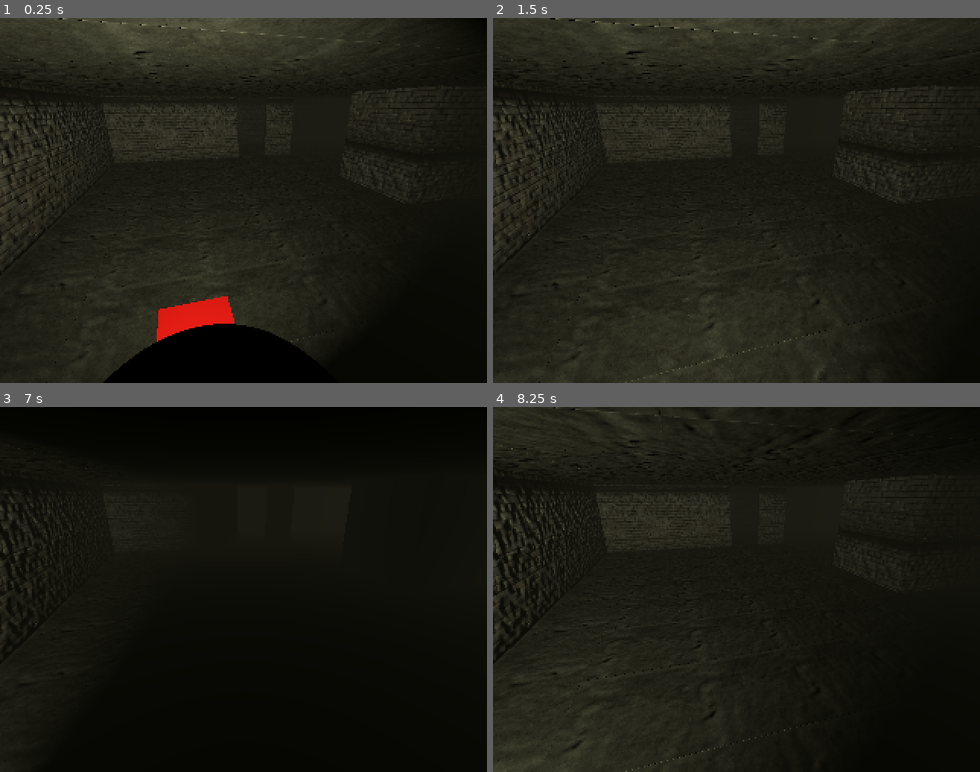
Above: before the commit, frames 1-4 (two rows, left to right).
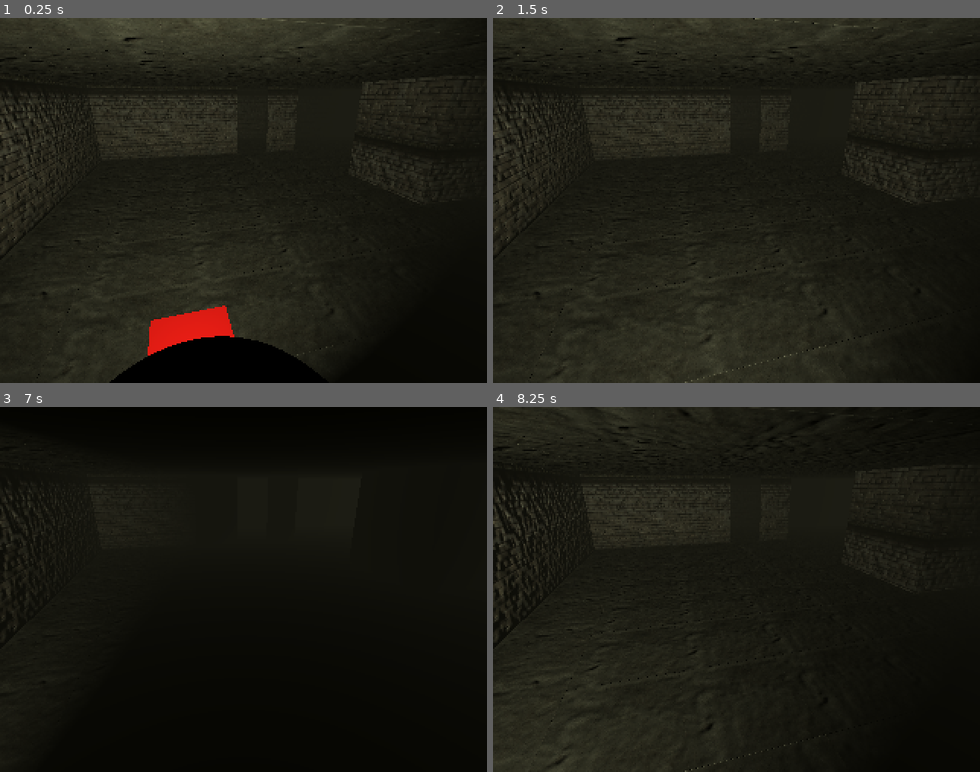
Above: after the commit, the same moments.

Repository: DougHigashi/cria-gamejam
Game: Godot game, scene res://scenes/level.tscn
The game is run twice, just before and just after one commit, with the same random seed, the same clock (stepped at 60 frames per second) and the same inputs.
Inputs:
- Up to frame 1 (0.25 s): no input
- Up to frame 2 (1.5 s): tap Enter at 0.5 s; hold S (move_bw) 0.53-1.28 s; tap Space at 1.25 s; tap W (move_fw) at 1.35 s
- Up to frame 3 (7 s): tap Enter at 2, 4.25 s; hold A (rotate_l) 2.03-2.78 s; tap D (rotate_r) at 2.85 s; tap Space at 3.5, 5 s; hold Shift (sprint) 3.53-4.28 s; tap S (move_bw) at 4.35 s; hold W (move_fw) 5.03-5.78 s; tap A (rotate_l) at 5.85 s; hold D (rotate_r) from 6.53 s (still down)
- Up to frame 4 (8.25 s): release D (rotate_r) at 7.28 s; tap Shift (sprint) at 7.35 s; hold S (move_bw) from 8.03 s (still down)

The runs differ from the first frame. In frame 1, 4.0% of the frame differs, in the area x 0-92%, y 0-100%; in frame 2, 2.0%; in frame 3, 0.3%; in frame 4, 1.6%.

Commit message:
Adicionando sistema de câmera e tileset do level

Diff:
--- a/scenes/level.tscn
+++ b/scenes/level.tscn
@@ -1,7 +1,8 @@
-[gd_scene load_steps=7 format=3 uid="uid://bb5ncaeqv56b0"]
+[gd_scene load_steps=8 format=3 uid="uid://bb5ncaeqv56b0"]
 
 [ext_resource type="PackedScene" uid="uid://bvqh2ojad7nnb" path="res://scenes/player.tscn" id="1_pxn2x"]
 [ext_resource type="MeshLibrary" uid="uid://bro7aohtvg5sx" path="res://resources/models/tileset.tres" id="2_7iv0g"]
+[ext_resource type="Script" path="res://scripts/camera_trigger.gd" id="2_fwjk6"]
 
 [sub_resource type="ProceduralSkyMaterial" id="ProceduralSkyMaterial_k1yvx"]
 sky_horizon_color = Color(0.64625, 0.65575, 0.67075, 1)
@@ -23,24 +24,49 @@
 fog_light_energy = 0.02
 fog_density = 0.0302
 
-[sub_resource type="PlaneMesh" id="PlaneMesh_0x7d1"]
-size = Vector2(100, 100)
+[sub_resource type="BoxShape3D" id="BoxShape3D_fldtm"]
 
 [node name="Node" type="Node"]
 
 [node name="WorldEnvironment" type="WorldEnvironment" parent="."]
 environment = SubResource("Environment_h5w7w")
 
-[node name="MeshInstance3D" type="MeshInstance3D" parent="."]
-visible = false
-mesh = SubResource("PlaneMesh_0x7d1")
+[node name="Player" parent="." instance=ExtResource("1_pxn2x")]
 
-[node name="CharacterBody3D" parent="." instance=ExtResource("1_pxn2x")]
+[node name="Camera1" type="Camera3D" parent="."]
+transform = Transform3D(-0.965473, -0.0958981, 0.242211, 0, 0.929777, 0.368125, -0.260505, 0.355414, -0.897674, 0, 2.56104, -0.266246)
+fov = 70.0
 
-[node name="Camera3D" type="Camera3D" parent="."]
-transform = Transform3D(-0.965926, -0.0957395, 0.240461, 0, 0.929068, 0.369909, -0.258819, 0.357305, -0.897411, 0, 2.56104, -0.266246)
+[node name="Area3D" type="Area3D" parent="Camera1"]
+transform = Transform3D(-8.91761, 0, -3.33099, -0.885765, 2.62839, 4.54457, 2.23719, 1.04065, -11.4783, 0.0566316, 1.21982, -6.07834)
+script = ExtResource("2_fwjk6")
 
-[node name="GridMap" type="GridMap" parent="."]
+[node name="CollisionShape3D" type="CollisionShape3D" parent="Camera1/Area3D"]
+shape = SubResource("BoxShape3D_fldtm")
+
+[node name="Camera2" type="Camera3D" parent="."]
+transform = Transform3D(-0.746638, 0.11094, -0.655914, 0, 0.985996, 0.166769, 0.66523, 0.124516, -0.736182, -18.9894, 2.80704, -1.04711)
+fov = 70.0
+
+[node name="Area3D" type="Area3D" parent="Camera2"]
+transform = Transform3D(-10.8534, 0, 5.31788, 1.61266, 2.78731, 0.995386, -9.53465, 0.471439, -5.88508, -2.17567, -0.506233, -5.04912)
+script = ExtResource("2_fwjk6")
+
+[node name="CollisionShape3D" type="CollisionShape3D" parent="Camera2/Area3D"]
+shape = SubResource("BoxShape3D_fldtm")
+
+[node name="Camera3" type="Camera3D" parent="."]
+transform = Transform3D(0.770513, 0.323517, -0.549223, 0, 0.861629, 0.507538, 0.637424, -0.391065, 0.663897, -18.52, 2.561, 14.074)
+fov = 70.0
+
+[node name="Area3D" type="Area3D" parent="Camera3"]
+transform = Transform3D(11.2005, -4.21241e-08, 6.06054, 4.70278, 2.43574, -3.7182, -7.98374, 1.43476, 6.31224, 2.54462, 1.20627, -5.41873)
+script = ExtResource("2_fwjk6")
+
+[node name="CollisionShape3D" type="CollisionShape3D" parent="Camera3/Area3D"]
+shape = SubResource("BoxShape3D_fldtm")
+
+[node name="Level" type="GridMap" parent="."]
 transform = Transform3D(1.5, 0, 0, 0, 1.5, 0, 0, 0, 1.5, 0, 0, 0)
 mesh_library = ExtResource("2_7iv0g")
 cell_size = Vector3(1, 1, 1)
@@ -48,3 +74,10 @@
 data = {
 "cells": PackedInt32Array(65535, 65535, 0, 0, 65535, 0, 65535, 0, 2, 0, 0, 2, 1, 65535, 1, 65523, 65535, 1048577, 65523 …(3023 unchanged characters)…
 }
+
+[connection signal="body_entered" from="Camera1/Area3D" to="Camera1/Area3D" method="enter_trigger"]
+[connection signal="body_exited" from="Camera1/Area3D" to="Camera1/Area3D" method="exit_trigger"]
+[connection signal="body_entered" from="Camera2/Area3D" to="Camera2/Area3D" method="enter_trigger"]
+[connection signal="body_exited" from="Camera2/Area3D" to="Camera2/Area3D" method="exit_trigger"]
+[connection signal="body_entered" from="Camera3/Area3D" to="Camera3/Area3D" method="enter_trigger"]
+[connection signal="body_exited" from="Camera3/Area3D" to="Camera3/Area3D" method="exit_trigger"]
--- /dev/null
+++ b/scripts/camera_trigger.gd
@@ -0,0 +1,16 @@
+extends Area3D
+
+var in_trigger = false
+
+func enter_trigger(body):
+	if body.name == "Player":
+		in_trigger = true
+
+func exit_trigger(body):
+	if body.name == "Player":
+		in_trigger = false
+
+# Called every frame. 'delta' is the elapsed time since the previous frame.
+func _process(_delta: float) -> void:
+	if in_trigger && get_parent().current != true:
+		get_parent().current = true
--- a/scripts/player.gd
+++ b/scripts/player.gd
@@ -6,7 +6,6 @@
 @export var speed := 3
 @export var sprint_multiplier := 2
 @export var rotate_speed := 0.05
-@export var gravity := -300
 var rot_dir = 0
 
 
@@ -56,3 +55,11 @@
 
 func move_player(input_vector):
 	velocity = input_vector.rotated(Vector3(0, 1, 0), rot_dir * rotate_speed) * speed
+
+
+func enter_trigger(body: Node3D) -> void:
+	pass # Replace with function body.
+
+
+func _on_body_entered(body: Node3D) -> void:
+	pass # Replace with function body.
Not shown: 8 places in resources/models/tileset.tres that only renumber resources
Not shown, changed: todos.txt
